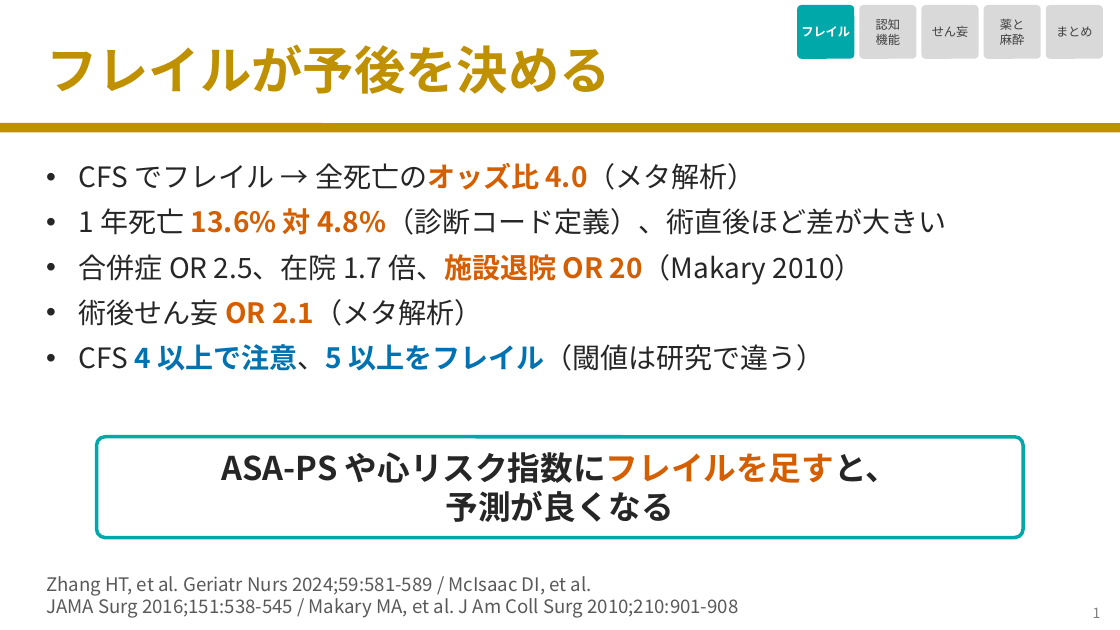
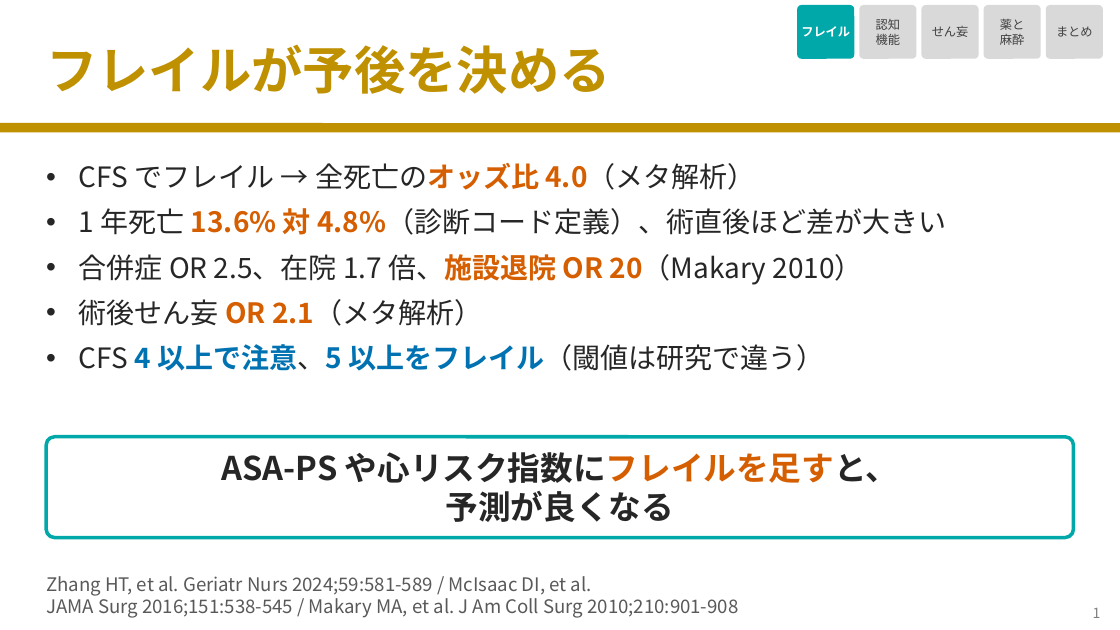
Before and after one commit to nobumitsu-3141/Anes-lecture, a slide deck: slide 2 of slides/4-11_elderly_frailty_cognition/4-11_elderly_frailty_cognition.pptx. Drawn at 1120x630 pixels with LibreOffice and Linux fonts; fonts in the diff are those of the drawing. Boxes give left, top, right and bottom in pixels: in the first picture for what was removed or moved away, otherwise in the second. Text is boxed around its words. In the diff, an @@ line names an element or a change of style, - is before the commit and + after.

```diff
--- a/slides/4-11_elderly_frailty_cognition/4-11_elderly_frailty_cognition.pptx
+++ b/slides/4-11_elderly_frailty_cognition/4-11_elderly_frailty_cognition.pptx
@@ rounded rectangle "ASA-PS や心リスク指数にフレイルを足すと、" resized from (x1=97, y1=437, x2=1023, y2=538) to (x1=46, y1=437, x2=1074, y2=538) @@
```
Also in this commit, not shown: 6 other slides changed, 1 other file.
